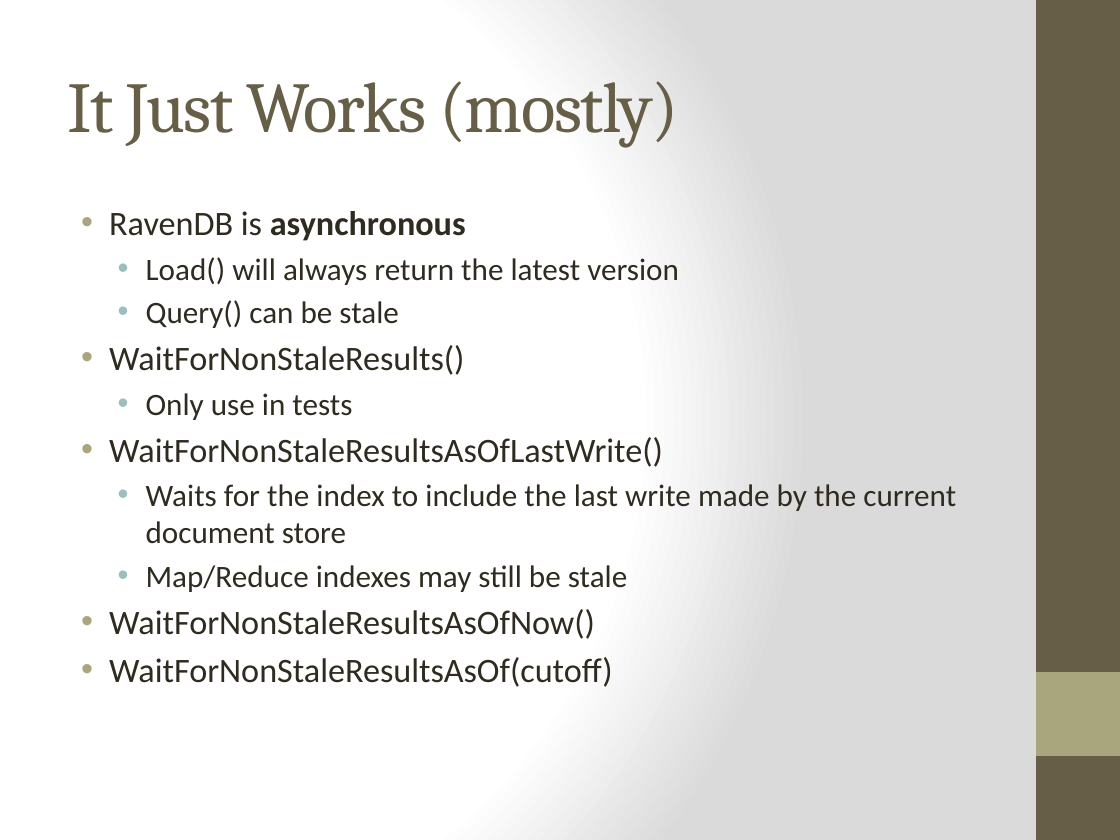
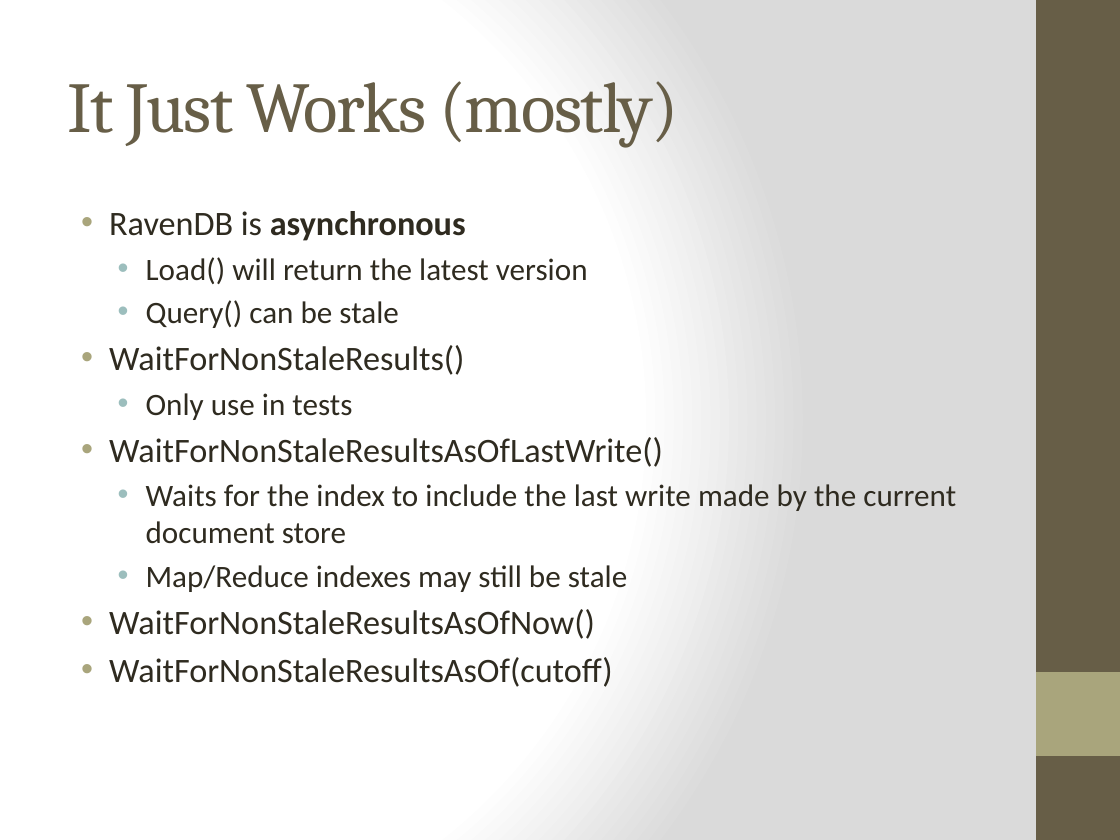
Before and after one commit to RyanHauert/presentations-ravendb, a slide deck: slide 4 of docs/RavenDB.pptx (slide 3 before the commit). Drawn at 1120x840 pixels with LibreOffice and Linux fonts; fonts in the diff are those of the drawing. Boxes give left, top, right and bottom in pixels: in the first picture for what was removed or moved away, otherwise in the second. Text is boxed around its words. In the diff, an @@ line names an element or a change of style, - is before the commit and + after.

```diff
--- a/docs/RavenDB.pptx
+++ b/docs/RavenDB.pptx
@@ text at box(146, 257, 588, 284): text changed @@
-  • Load() will always return the latest version
+  • Load() will return the latest version
```
Also in this commit, not shown: 5 other slides changed.
